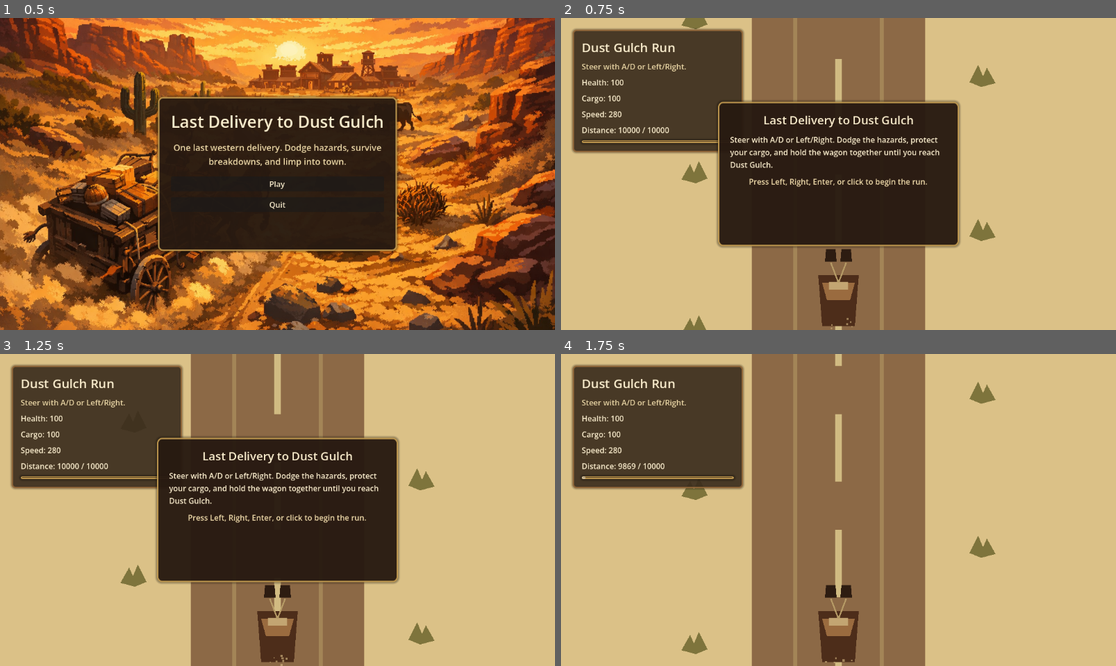
Above: before the commit, frames 1-4 (two rows, left to right).
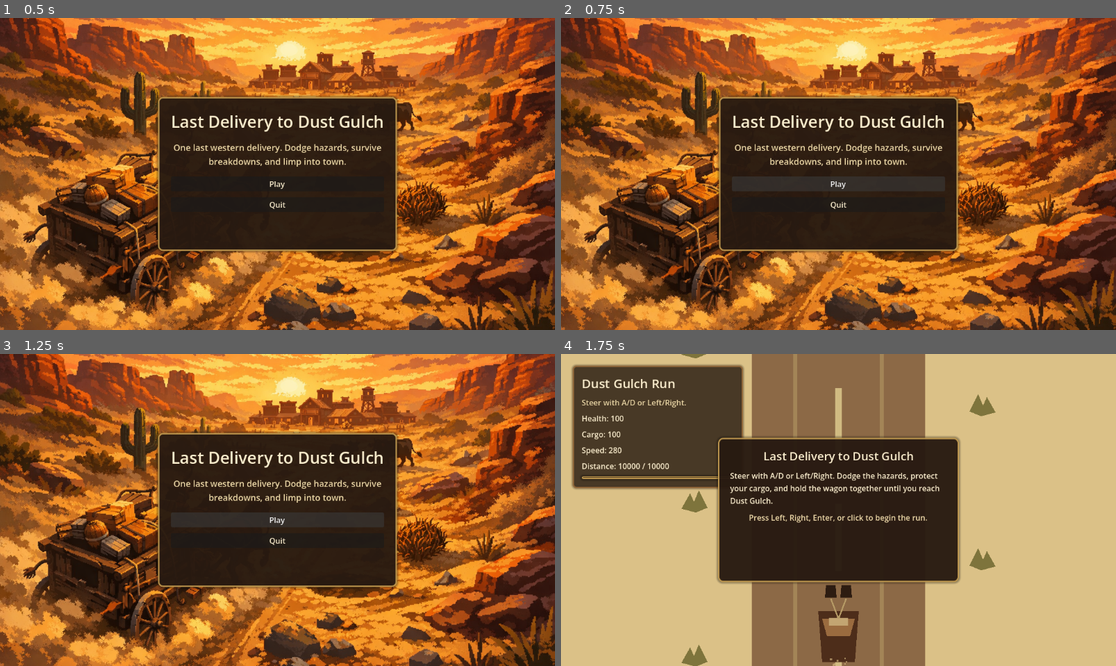
Above: after the commit, the same moments.

Repository: bbenefield89/The-Last-Delivery-to-Dust-Gulch
Game: Godot game, scene res://Scenes/AppRoot/AppRoot.tscn
Same seed, same stepped clock (60 frames per second), same inputs: the game is played once before the commit and once after it. Sound files missing from this copy of the repository are replaced by a short silence.
Inputs (mouse positions are in pixels of both pictures, inside the frame that each line leads up to):
- Up to frame 1 (0.5 s): no input
- Up to frame 2 (0.75 s): click "Play" at 0.5 s
- Up to frame 3 (1.25 s): no input
- Up to frame 4 (1.75 s): click (838, 519) at 1.25 s, where only the run after the commit has a clickable "Play"

Frame 1 is identical in both runs. In frame 2, 82% of the frame differs, in the area x 0-100%, y 0-100%; in frame 3, 82%; in frame 4, 22%.

Commit message:
feat(audio): add shared menu click cues

Diff:
--- a/Scenes/RunScene/RunScene.tscn
+++ b/Scenes/RunScene/RunScene.tscn
@@ -150,6 +150,9 @@
 [node name="ResultPlayer" type="AudioStreamPlayer" parent="."]
 unique_name_in_owner = true
 
+[node name="UIClickPlayer" type="AudioStreamPlayer" parent="."]
+unique_name_in_owner = true
+
 [node name="HUDLayer" type="CanvasLayer" parent="."]
 
 [node name="HUDPanel" type="PanelContainer" parent="HUDLayer"]
--- a/Scenes/RunScene/run_scene.gd
+++ b/Scenes/RunScene/run_scene.gd
@@ -8,7 +8,8 @@
 const BACKGROUND_MUSIC := preload("res://Assets/Audio/We Ride At Dawn! (loop).ogg")
 const WAGON_LOOP_SOUND := preload("res://Assets/Sfx/Horse-and-Chariot-30-sec-73615.mp3")
 const IMPACT_SOUND := preload("res://Assets/Sfx/Car-Crash-376874.mp3")
-const HORSE_SPOOK_SOUND := preload("res://Assets/Sfx/Horse-Neigh-261131.mp3")
+const HORSE_SPOOK_SOUND := preload("res://Assets/Sfx/Horse-Panic-261131.mp3")
+const UI_CLICK_SOUND := preload("res://Assets/Sfx/Button-Click-85854.mp3")
 const STEER_ACTION_NEGATIVE := "steer_left"
 const STEER_ACTION_POSITIVE := "steer_right"
 const PAUSE_ACTION := "pause_run"
@@ -92,6 +93,7 @@
 var _bad_luck_elapsed := 0.0
 var _last_announced_failure: StringName = &""
 var _last_announced_result: StringName = RunStateType.RESULT_IN_PROGRESS
+var _navigation_click_in_progress := false
 var _pause_menu_open := false
 var _onboarding_active := false
 
@@ -131,6 +133,7 @@
 @onready var _impact_player: AudioStreamPlayer = %ImpactPlayer
 @onready var _failure_player: AudioStreamPlayer = %FailurePlayer
 @onready var _result_player: AudioStreamPlayer = %ResultPlayer
+@onready var _ui_click_player: AudioStreamPlayer = %UIClickPlayer
 
 
 ## Binds a fresh run state and resets transient scene-only UI flow.
@@ -174,7 +177,7 @@
 
 
 func _exit_tree() -> void:
-	for player in [_music_player, _wagon_loop_player, _impact_player, _failure_player, _result_player]:
+	for player in [_music_player, _wagon_loop_player, _impact_player, _failure_player, _result_player, _ui_click_player]:
 		if player == null:
 			continue
 		player.stop()
@@ -688,6 +691,9 @@
 		_failure_player.volume_db = -5.0
 	if _result_player != null:
 		_result_player.volume_db = -10.0
+	if _ui_click_player != null:
+		_ui_click_player.stream = UI_CLICK_SOUND
+		_ui_click_player.volume_db = -9.0
 
 
 func _refresh_audio_presentation() -> void:
@@ -887,11 +893,38 @@
 			return String(action_name).to_upper()
 
 
+## Plays the shared menu click cue for pause and result buttons.
+func _play_ui_click() -> void:
+	if _ui_click_player == null:
+		return
+	_ui_click_player.play()
+
+
+## Plays the shared menu click cue and waits long enough for scene transitions to preserve it.
+func _play_ui_click_and_wait() -> void:
+	if _ui_click_player == null or _ui_click_player.stream == null:
+		return
+	_ui_click_player.play()
+	await get_tree().create_timer(_ui_click_player.stream.get_length(), false).timeout
+
+
+## Emits restart after playing the result-screen click cue.
 func _on_result_restart_pressed() -> void:
+	if _navigation_click_in_progress:
+		return
+	_navigation_click_in_progress = true
+	await _play_ui_click_and_wait()
+	_navigation_click_in_progress = false
 	restart_requested.emit()
 
 
+## Emits return-to-title after playing the result-screen click cue.
 func _on_result_return_to_title_pressed() -> void:
+	if _navigation_click_in_progress:
+		return
+	_navigation_click_in_progress = true
+	await _play_ui_click_and_wait()
+	_navigation_click_in_progress = false
 	return_to_title_requested.emit()
 
 
@@ -906,15 +939,29 @@
 	_refresh_recovery_prompt()
 
 
+## Resumes gameplay after playing the pause-menu click cue.
 func _on_pause_resume_pressed() -> void:
+	_play_ui_click()
 	_set_pause_state(false)
 
 
+## Restarts the run after playing the pause-menu click cue.
 func _on_pause_restart_pressed() -> void:
+	if _navigation_click_in_progress:
+		return
+	_navigation_click_in_progress = true
+	await _play_ui_click_and_wait()
+	_navigation_click_in_progress = false
 	_set_pause_state(false)
 	restart_requested.emit()
 
 
+## Returns to title after playing the pause-menu click cue.
 func _on_pause_return_to_title_pressed() -> void:
+	if _navigation_click_in_progress:
+		return
+	_navigation_click_in_progress = true
+	await _play_ui_click_and_wait()
+	_navigation_click_in_progress = false
 	_set_pause_state(false)
 	return_to_title_requested.emit()
--- a/Scenes/TitleScreen/TitleScreen.tscn
+++ b/Scenes/TitleScreen/TitleScreen.tscn
@@ -94,3 +94,5 @@
 text = "Quit"
 
 [node name="TitleMusicPlayer" type="AudioStreamPlayer" parent="."]
+
+[node name="UIClickPlayer" type="AudioStreamPlayer" parent="."]
--- a/Scenes/TitleScreen/title_screen.gd
+++ b/Scenes/TitleScreen/title_screen.gd
@@ -1,32 +1,72 @@
 extends Control
 
 const TITLE_MUSIC := preload("res://Assets/Audio/Confronting The Man In Black.ogg")
+const UI_CLICK_SOUND := preload("res://Assets/Sfx/Button-Click-85854.mp3")
 
 signal play_requested
 signal quit_requested
 
 
+# Private Fields
+
+var _navigation_click_in_progress: bool = false
+
+
 @onready var _play_button: Button = $Panel/Margin/Content/Buttons/PlayButton
 @onready var _quit_button: Button = $Panel/Margin/Content/Buttons/QuitButton
 @onready var _title_music_player: AudioStreamPlayer = $TitleMusicPlayer
+@onready var _ui_click_player: AudioStreamPlayer = $UIClickPlayer
 
 
+## Wires title-screen buttons and starts the menu audio presentation.
 func _ready() -> void:
 	_play_button.pressed.connect(_on_play_pressed)
 	_quit_button.pressed.connect(_on_quit_pressed)
 	_title_music_player.stream = TITLE_MUSIC
 	_title_music_player.volume_db = -12.0
 	_title_music_player.play()
+	_ui_click_player.stream = UI_CLICK_SOUND
+	_ui_click_player.volume_db = -9.0
 
 
+## Releases title-screen audio streams when the screen leaves the tree.
 func _exit_tree() -> void:
 	_title_music_player.stop()
 	_title_music_player.stream = null
+	_ui_click_player.stop()
+	_ui_click_player.stream = null
 
 
+## Emits the play request after playing the shared UI click cue.
 func _on_play_pressed() -> void:
+	if _navigation_click_in_progress:
+		return
+	_navigation_click_in_progress = true
+	await _play_ui_click_and_wait()
+	_navigation_click_in_progress = false
 	play_requested.emit()
 
 
+## Emits the quit request after playing the shared UI click cue.
 func _on_quit_pressed() -> void:
+	if _navigation_click_in_progress:
+		return
+	_navigation_click_in_progress = true
+	await _play_ui_click_and_wait()
+	_navigation_click_in_progress = false
 	quit_requested.emit()
+
+
+## Plays the shared title-screen click cue when the UI player is available.
+func _play_ui_click() -> void:
+	if _ui_click_player == null:
+		return
+	_ui_click_player.play()
+
+
+## Plays the shared title-screen click cue and waits long enough for scene transitions to preserve it.
+func _play_ui_click_and_wait() -> void:
+	if _ui_click_player == null or _ui_click_player.stream == null:
+		return
+	_ui_click_player.play()
+	await get_tree().create_timer(_ui_click_player.stream.get_length(), false).timeout
--- a/Tests/Smoke/smoke_test_runner.gd
+++ b/Tests/Smoke/smoke_test_runner.gd
@@ -30,6 +30,13 @@
 	await process_frame
 
 
+func _wait_for_ui_click(control_owner: Node) -> void:
+	var ui_click_player := control_owner.get_node_or_null("%UIClickPlayer") as AudioStreamPlayer
+	if ui_click_player == null or ui_click_player.stream == null:
+		return
+	await create_timer(ui_click_player.stream.get_length()).timeout
+
+
 func _init() -> void:
 	call_deferred("_run")
 
@@ -88,9 +95,7 @@
 
 
 func _start_run_from_title(app_root: Node) -> bool:
-	app_root._title_screen._on_play_pressed()
-	await process_frame
-	await process_frame
+	await app_root._title_screen._on_play_pressed()
 	await _dismiss_onboarding(app_root._run_scene)
 	return true
 
@@ -187,6 +192,7 @@
 
 	var restart_button: Button = run_scene.get_node("%PauseRestartButton")
 	await _click_control(restart_button)
+	await _wait_for_ui_click(run_scene)
 	await process_frame
 	await process_frame
 
@@ -212,6 +218,7 @@
 
 	var return_button: Button = run_scene.get_node("%PauseReturnButton")
 	await _click_control(return_button)
+	await _wait_for_ui_click(run_scene)
 	await process_frame
 	await process_frame
 
@@ -285,7 +292,7 @@
 
 func _assert_return_to_title_path(app_root: Node, label: String) -> bool:
 	var run_scene = app_root._run_scene
-	run_scene._on_result_return_to_title_pressed()
+	await run_scene._on_result_return_to_title_pressed()
 	await process_frame
 	await process_frame
 
--- a/Tests/Unit/test_app_root.gd
+++ b/Tests/Unit/test_app_root.gd
@@ -20,7 +20,7 @@
 	add_child_autofree(app_root)
 	await wait_process_frames(1)
 
-	app_root._title_screen._on_play_pressed()
+	await app_root._title_screen._on_play_pressed()
 	await wait_process_frames(1)
 
 	assert_not_null(app_root.run_state)
@@ -36,7 +36,7 @@
 	app_root.allow_quit = false
 	add_child_autofree(app_root)
 	await wait_process_frames(1)
-	app_root._title_screen._on_play_pressed()
+	await app_root._title_screen._on_play_pressed()
 	await wait_process_frames(1)
 
 	var original_run_state = app_root.run_state
@@ -63,7 +63,7 @@
 	add_child_autofree(app_root)
 	await wait_process_frames(1)
 
-	app_root._title_screen._on_quit_pressed()
+	await app_root._title_screen._on_quit_pressed()
 
 	assert_true(app_root._quit_requested)
 
@@ -73,11 +73,11 @@
 	app_root.allow_quit = false
 	add_child_autofree(app_root)
 	await wait_process_frames(1)
-	app_root._title_screen._on_play_pressed()
+	await app_root._title_screen._on_play_pressed()
 	await wait_process_frames(1)
 
 	app_root.run_state.result = &"success"
-	app_root._run_scene._on_result_return_to_title_pressed()
+	await app_root._run_scene._on_result_return_to_title_pressed()
 	await wait_process_frames(1)
 
 	assert_not_null(app_root._title_screen)
@@ -90,7 +90,7 @@
 	app_root.allow_quit = false
 	add_child_autofree(app_root)
 	await wait_process_frames(1)
-	app_root._title_screen._on_play_pressed()
+	await app_root._title_screen._on_play_pressed()
 	await wait_process_frames(1)
 
 	get_tree().paused = true
--- a/Tests/Unit/test_run_scene.gd
+++ b/Tests/Unit/test_run_scene.gd
@@ -925,8 +925,21 @@
 	await wait_process_frames(1)
 
 	watch_signals(scene)
-	scene._on_result_restart_pressed()
-	scene._on_result_return_to_title_pressed()
+	var ui_click_player: AudioStreamPlayer = scene.get_node("%UIClickPlayer")
+	var restart_button: Button = scene.get_node(
+		"ResultLayer/ResultMargin/ResultPanel/ResultPadding/ResultVBox/ResultButtons/ResultRestartButton"
+	)
+	var return_button: Button = scene.get_node(
+		"ResultLayer/ResultMargin/ResultPanel/ResultPadding/ResultVBox/ResultButtons/ResultReturnButton"
+	)
+	restart_button.pressed.emit()
+	assert_true(ui_click_player.playing)
+	assert_eq(ui_click_player.stream, scene.UI_CLICK_SOUND)
+	await get_tree().create_timer(scene.UI_CLICK_SOUND.get_length(), false).timeout
+	return_button.pressed.emit()
+	assert_true(ui_click_player.playing)
+	assert_eq(ui_click_player.stream, scene.UI_CLICK_SOUND)
+	await get_tree().create_timer(scene.UI_CLICK_SOUND.get_length(), false).timeout
 
 	assert_signal_emitted(scene, "restart_requested")
 	assert_signal_emitted(scene, "return_to_title_requested")
@@ -974,6 +987,7 @@
 	var return_button: Button = scene.get_node("%PauseReturnButton")
 
 	await _click_control(restart_button)
+	await get_tree().create_timer(scene.UI_CLICK_SOUND.get_length(), false).timeout
 	assert_false(scene._pause_menu_open)
 	assert_false(get_tree().paused)
 	assert_signal_emitted(scene, "restart_requested")
@@ -981,6 +995,7 @@
 	scene._set_pause_state(true)
 	await wait_process_frames(1)
 	await _click_control(return_button)
+	await get_tree().create_timer(scene.UI_CLICK_SOUND.get_length(), false).timeout
 	assert_false(scene._pause_menu_open)
 	assert_false(get_tree().paused)
 	assert_signal_emitted(scene, "return_to_title_requested")
@@ -1003,6 +1018,29 @@
 	assert_false(get_tree().paused)
 	var pause_panel: PanelContainer = scene.get_node("%PausePanel")
 	assert_false(pause_panel.visible)
+
+
+func test_pause_menu_and_result_buttons_share_ui_click_sound() -> void:
+	var scene = RUN_SCENE.instantiate()
+	add_child_autofree(scene)
+	await wait_process_frames(1)
+
+	var state := RunStateType.new()
+	scene.setup(state)
+	var ui_click_player: AudioStreamPlayer = scene.get_node("%UIClickPlayer")
+
+	scene._on_pause_resume_pressed()
+	assert_true(ui_click_player.playing)
+	assert_eq(ui_click_player.stream, scene.UI_CLICK_SOUND)
+
+	ui_click_player.stop()
+	var restart_button: Button = scene.get_node(
+		"ResultLayer/ResultMargin/ResultPanel/ResultPadding/ResultVBox/ResultButtons/ResultRestartButton"
+	)
+	restart_button.pressed.emit()
+	assert_true(ui_click_player.playing)
+	assert_eq(ui_click_player.stream, scene.UI_CLICK_SOUND)
+	await get_tree().create_timer(scene.UI_CLICK_SOUND.get_length(), false).timeout
 
 
 func test_pause_menu_does_not_show_after_run_is_over() -> void:
@@ -1069,6 +1107,7 @@
 	assert_true(scene.has_node("%ImpactPlayer"))
 	assert_true(scene.has_node("%FailurePlayer"))
 	assert_true(scene.has_node("%ResultPlayer"))
+	assert_true(scene.has_node("%UIClickPlayer"))
 
 
 func test_ready_starts_music_and_dust_presentation() -> void:
--- a/Tests/Unit/test_title_screen.gd
+++ b/Tests/Unit/test_title_screen.gd
@@ -8,7 +8,7 @@
 	add_child_autofree(title_screen)
 
 	watch_signals(title_screen)
-	title_screen._on_play_pressed()
+	await title_screen._on_play_pressed()
 
 	assert_signal_emitted(title_screen, "play_requested")
 
@@ -18,7 +18,7 @@
 	add_child_autofree(title_screen)
 
 	watch_signals(title_screen)
-	title_screen._on_quit_pressed()
+	await title_screen._on_quit_pressed()
 
 	assert_signal_emitted(title_screen, "quit_requested")
 
@@ -47,11 +47,32 @@
 	assert_eq(background.anchor_bottom, 1.0)
 
 
+func test_title_screen_play_and_quit_buttons_play_ui_click_sound() -> void:
+	var title_screen = TITLE_SCREEN_SCENE.instantiate()
+	add_child_autofree(title_screen)
+
+	var play_button: Button = title_screen.get_node("Panel/Margin/Content/Buttons/PlayButton")
+	var quit_button: Button = title_screen.get_node("Panel/Margin/Content/Buttons/QuitButton")
+	var ui_click_player: AudioStreamPlayer = title_screen.get_node("UIClickPlayer")
+	play_button.pressed.emit()
+	assert_true(ui_click_player.playing)
+	assert_eq(ui_click_player.stream, title_screen.UI_CLICK_SOUND)
+	await get_tree().create_timer(ui_click_player.stream.get_length(), false).timeout
+
+	ui_click_player.stop()
+	quit_button.pressed.emit()
+	assert_true(ui_click_player.playing)
+	assert_eq(ui_click_player.stream, title_screen.UI_CLICK_SOUND)
+	await get_tree().create_timer(ui_click_player.stream.get_length(), false).timeout
+
+
 func test_title_screen_starts_menu_music() -> void:
 	var title_screen = TITLE_SCREEN_SCENE.instantiate()
 	add_child_autofree(title_screen)
 
 	var player: AudioStreamPlayer = title_screen.get_node("TitleMusicPlayer")
+	var ui_click_player: AudioStreamPlayer = title_screen.get_node("UIClickPlayer")
 
 	assert_not_null(player.stream)
 	assert_true(player.playing)
+	assert_eq(ui_click_player.stream, title_screen.UI_CLICK_SOUND)
Not shown, changed: kanban_tasks_data.kanban
